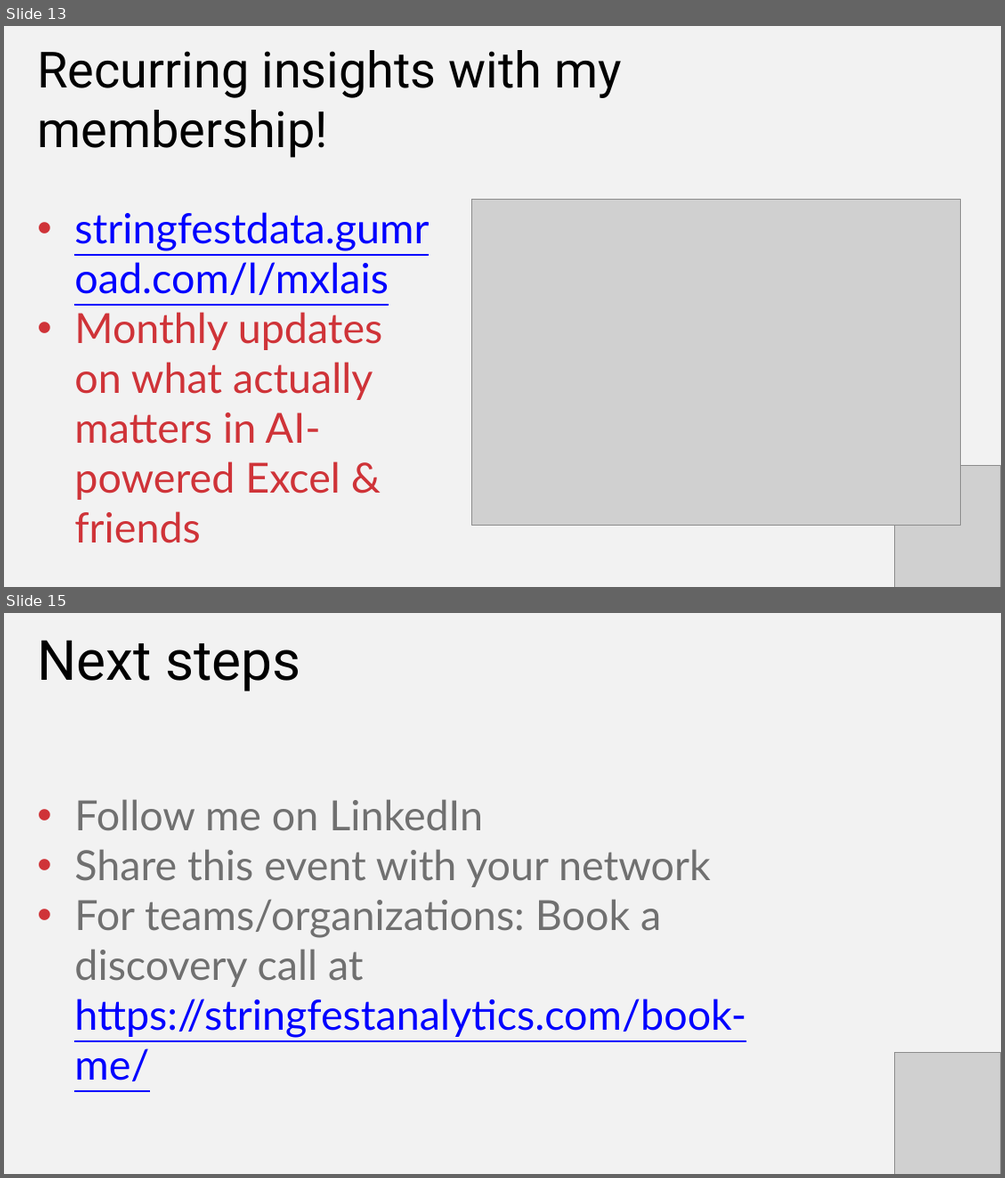
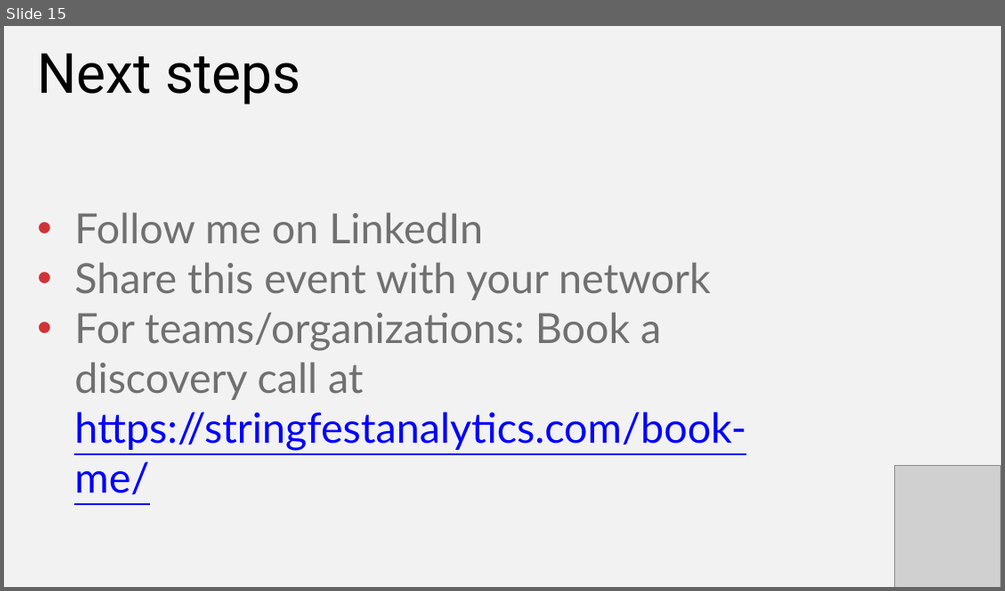
Before and after one commit to stringfestdata/modern-excel-demo-day, a slide deck: modern-excel-demo-day.pptx. Shown one above the other, each under a label of ours: slides 13 and 15 before the commit, slide 15 after it; the slides between them are not shown. The pictures are 1005x1178 and 1005x591 pixels, drawn with LibreOffice and Linux fonts; fonts in the diff are those of the drawing; grey boxes stand for pictures. Boxes give left, top, right and bottom in pixels: in the first picture for what was removed or moved away, otherwise in the second. Text is boxed around its words. In the diff, an @@ line names an element or a change of style, - is before the commit and + after.

```diff
--- a/modern-excel-demo-day.pptx
+++ b/modern-excel-demo-day.pptx
@@ slide 13 removed at (4, 26, 1001, 587), background #F2F2F2 @@
@@ text removed at (37, 50, 622, 158) @@
-Recurring insights with my membership!
@@ text removed at (74, 212, 429, 543) @@
-• stringfestdata.gumroad.com/l/mxlais
-• Monthly updates on what actually matters in AI-powered Excel & friends
@@ picture removed at (471, 199, 960, 525) @@
@@ picture removed at (895, 465, 1000, 587) @@
```
Also in this commit, not shown: 3 slides changed, 2 slides added, 1 other slide removed.
